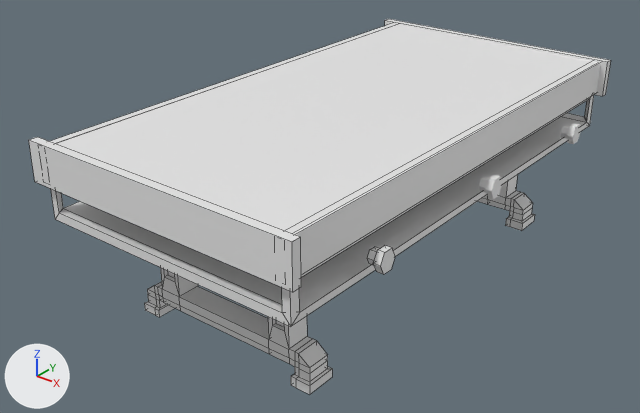
The FBX model Assets/Models/WorkshopTable.fbx, before and after one commit.
The view is the same before and after, from a camera (50 mm lens) standing at (1.183, 1.052, 1.151) and looking at (-0.06, 2.606, 0.188). Lighting does not change. The marker at lower left points along +X, +Y and +Z. Mesh edges are drawn as thin lines on the coarser meshes. Where no turn or scale is listed for an object, it has been applied to the vertices.
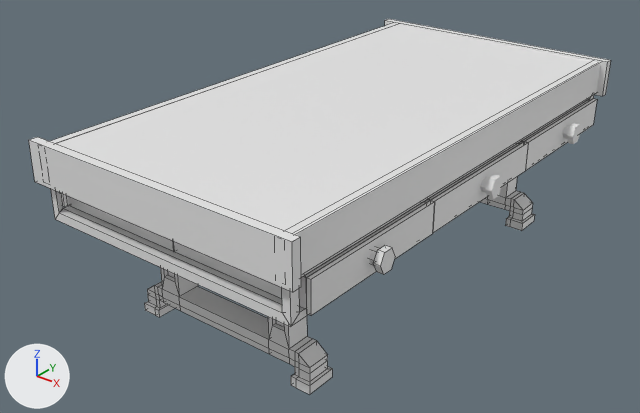
Patch to the scene script:
```diff
--- a/Assets/Models/WorkshopTable.fbx.py
+++ b/Assets/Models/WorkshopTable.fbx.py
@@ me_cube_063 @@
+me_cube_063.from_pydata(...)  # 24 vertices, 22 faces; spans x -0.17..0.184, y -0.199..0.199, z -0.037..0.037
@@ me_cube_067 @@
+me_cube_067.from_pydata(...)  # 24 vertices, 22 faces; spans x -0.17..0.184, y -0.207..0.207, z -0.037..0.037
@@ me_cube_069 @@
+me_cube_069.from_pydata(...)  # 24 vertices, 22 faces; spans x -1.0..1.09, y -1.03..1.03, z -1.13..1.13
@@ ob_cube_035 @@
+ob_cube_035 = bpy.data.objects.new('Cube.035', me_cube_063)
+ob_cube_035.location = (0.161, 2.275, 0.335)
@@ ob_cube_025 @@
+ob_cube_025 = bpy.data.objects.new('Cube.025', me_cube_067)
+ob_cube_025.location = (0.161, 2.682, 0.335)
@@ ob_cube_036 @@
+ob_cube_036 = bpy.data.objects.new('Cube.036', me_cube_069)
+ob_cube_036.parent = ob_cylinder_050
+ob_cube_036.location = (0.0629, 0.484, -25.84)
+ob_cube_036.rotation_euler = (0.0, -1.571, 0.0)  # degrees (0, -90, 0)
+ob_cube_036.scale = (21.0, 8.07, 1.2)
@@ ob_cube_037 @@
+ob_cube_037 = bpy.data.objects.new('Cube.037', me_cube_063.copy())
+ob_cube_037.location = (0.161, 3.09, 0.335)
```

Changed parts and their boxes [x1, y1, x2, y2] in the pictures (640 x 413 px):
'Cube.035', added: after [174, 200, 435, 315]
'Cube.025', added: after [424, 142, 528, 233]
'Cube.037', added: after [519, 99, 597, 171]
'Cube.036', added: after [61, 193, 174, 251]
'Cube.034', unchanged, covered by the edit: [51, 95, 594, 327] in both
